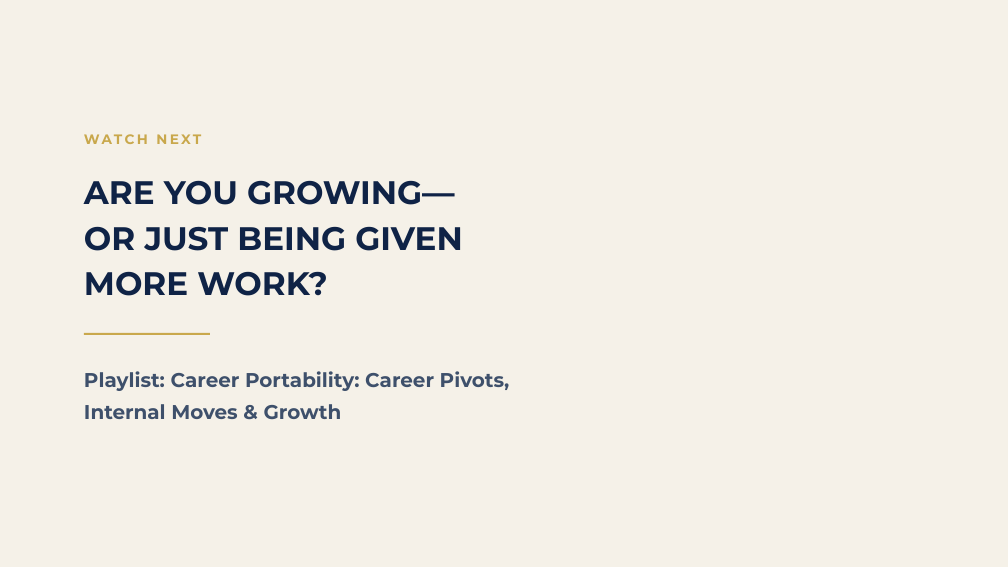
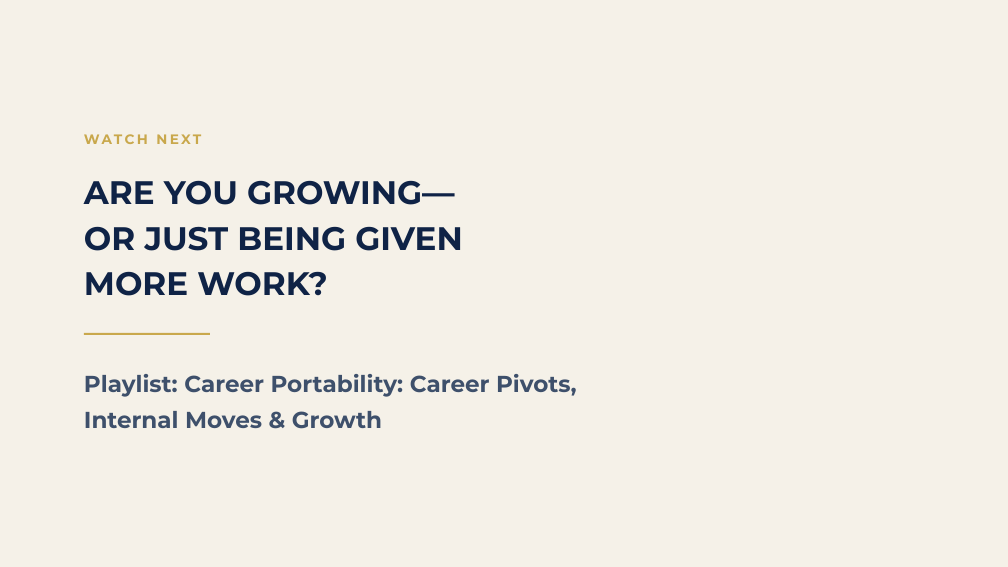
Before and after one commit to temidanielle/temidayoafonja-site, a slide deck: slide 12 of deliverables/video-5-slides/out/Video_5_Main_Slides.pptx. Drawn at 1008x567 pixels with LibreOffice and Linux fonts; fonts in the diff are those of the drawing. Boxes give left, top, right and bottom in pixels: in the first picture for what was removed or moved away, otherwise in the second. Text is boxed around its words. In the diff, an @@ line names an element or a change of style, - is before the commit and + after.

```diff
--- a/deliverables/video-5-slides/out/Video_5_Main_Slides.pptx
+++ b/deliverables/video-5-slides/out/Video_5_Main_Slides.pptx
@@ text "Playlist: Career Portability: Career Pivots, ..." at (84, 374, 577, 429): size 19 to 22 pt @@
```
Also in this commit, not shown: 7 other slides changed, 26 other files.
